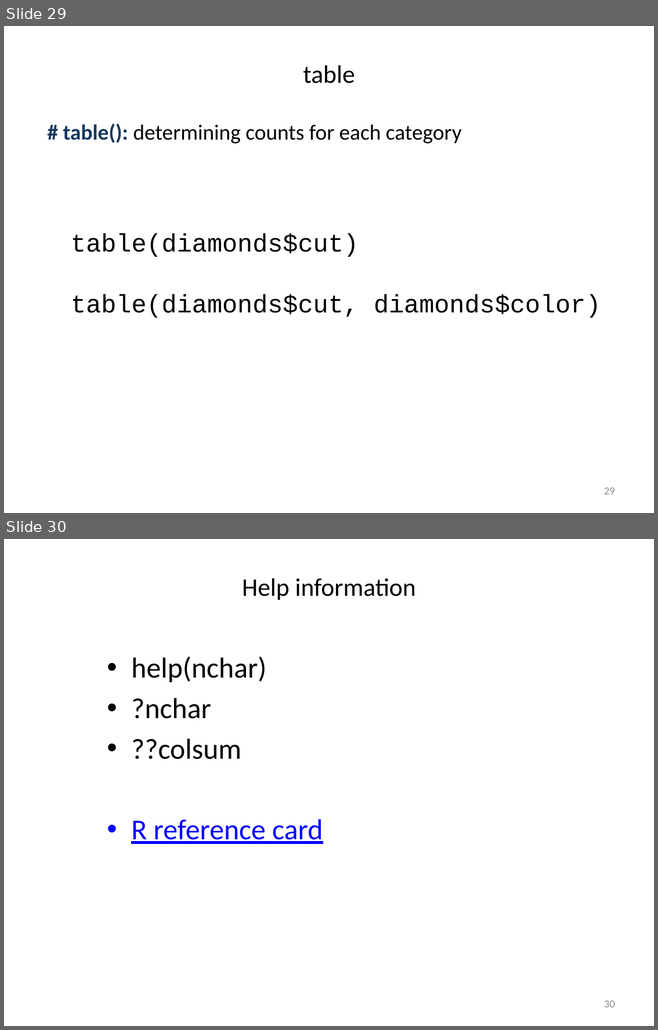
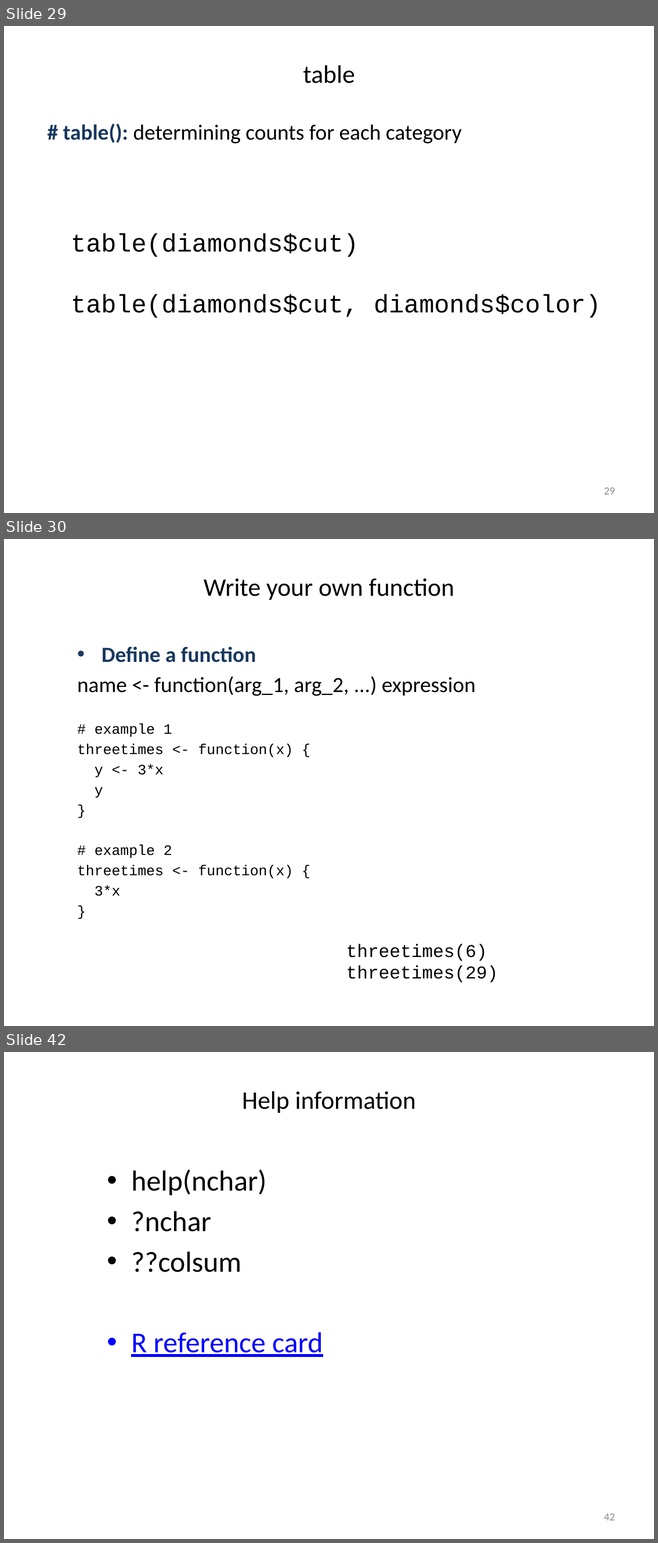
Before and after one commit to liu3zhenlab/teaching, a slide deck: PLPTH813Bioinformatis/2021/labs/lab03_R.pptx. Shown one above the other, each under a label of ours: slides 29 and 30 before the commit, slides 29, 30 and 42 after it; the slides between them are not shown. The pictures are 658x1030 and 658x1543 pixels, drawn with LibreOffice and Linux fonts; fonts in the diff are those of the drawing. Boxes give left, top, right and bottom in pixels: in the first picture for what was removed or moved away, otherwise in the second. Text is boxed around its words. In the diff, an @@ line names an element or a change of style, - is before the commit and + after.

```diff
--- a/PLPTH813Bioinformatis/2021/labs/lab03_R.pptx
+++ b/PLPTH813Bioinformatis/2021/labs/lab03_R.pptx
@@ slide 30 added at (4,539,654,1026), background #FFFFFF @@
@@ title added at (204,578,454,600), 28 pt, text #000000 @@
+Write your own function
@@ text added at (77,646,476,896), 16 pt, text #000000 @@
+• Define a function
+name <- function(arg_1, arg_2, ...) expression
+# example 1
+threetimes <- function(x) {
+y <- 3*x
+y
+}
+# example 2
+threetimes <- function(x) {
+3*x
+}
@@ text added at (346,944,498,983), 20 pt, text #000000 @@
+threetimes(6)
+threetimes(29)
@@ what was slide 30 is now slide 42 @@
@@ page number at (604,1514,615,1521): text changed @@
-30
+42
```
Also in this commit, not shown: 11 other slides added, 14 other files.
